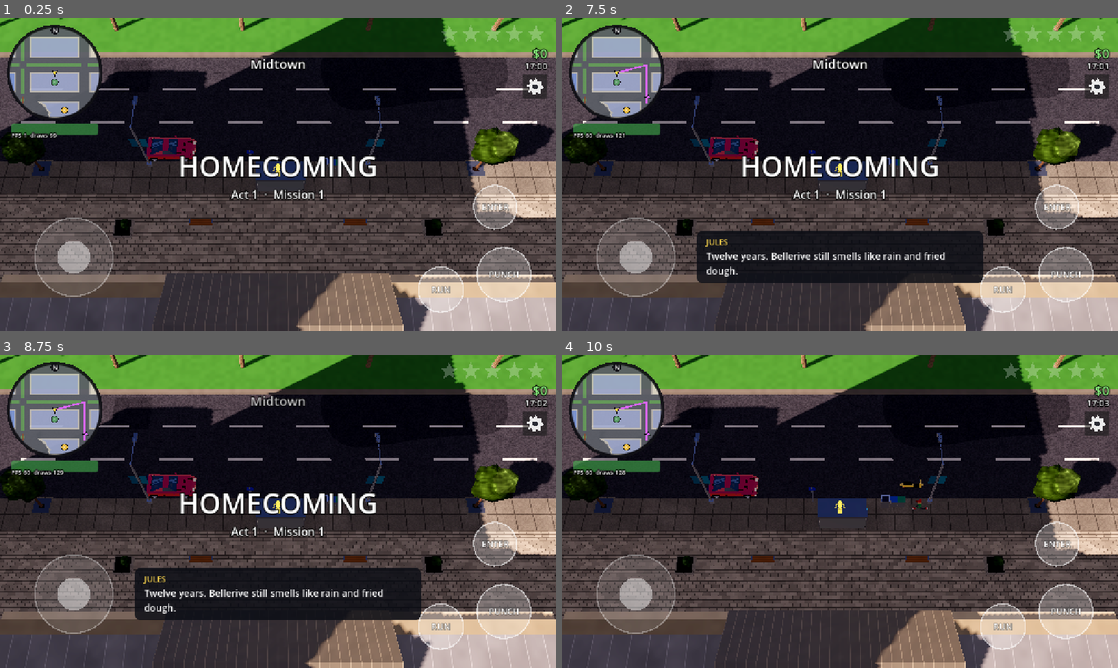
Above: before the commit, frames 1-4 (two rows, left to right).
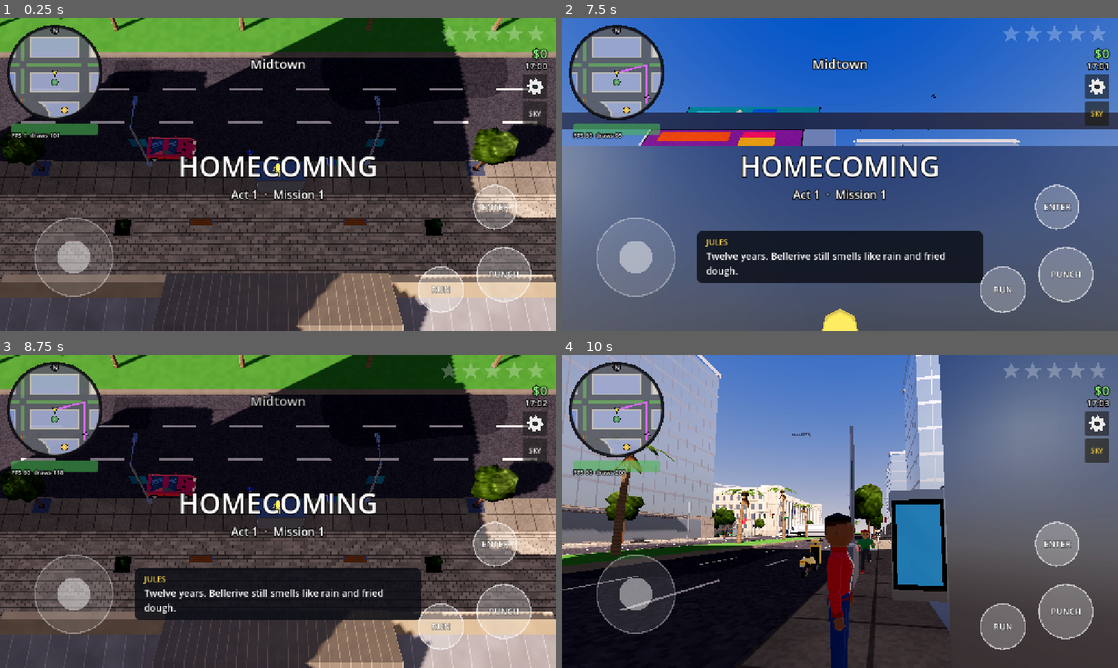
Above: after the commit, the same moments.

Repository: sachinpant3572/privateRepo
Game: Godot game, scene res://main.tscn
Same seed, same stepped clock (60 frames per second), same inputs: the game is played once before the commit and once after it.
Inputs (mouse positions are in pixels of both pictures, inside the frame that each line leads up to):
- Up to frame 1 (0.25 s): no input
- Up to frame 2 (7.5 s): click (1095, 115) at 0.5 s, where only the run after the commit has a clickable "SKY"; tap Enter at 1.25, 2.75, 4.25 s; drag from (617, 74) to (895, 105) at 1.27 s; tap Space (attack) at 2, 3.5, 5 s; drag from (840, 174) to (812, 237) at 2.02 s; move the mouse to (895, 105) at 2.77 s; hold D (move_right) 2.78-3.5 s; tap T (hail) at 2.85 s; click (895, 105) at 2.92 s; tap L at 3.05, 4.55, 6.05 s; drag from (812, 237) to (673, 127) at 3.52 s; move the mouse to (1006, 221) at 4.27 s; hold A (move_left) 4.28-5 s; hold Shift (sprint) 4.28-5 s; click (1006, 221) at 4.42 s; drag from (673, 127) to (756, 96) at 5.02 s; move the mouse to (867, 174) at 5.77 s; hold S (move_down) 5.78-6.5 s; tap J at 5.85 s; click (867, 174) at 5.92 s; drag from (756, 96) to (728, 190) at 6.52 s; move the mouse to (962, 158) at 7.27 s; hold W (move_up) from 7.28 s (still down); tap M at 7.35 s; click (962, 158) at 7.42 s
- Up to frame 3 (8.75 s): tap L at 7.55 s; release W (move_up) at 8 s; drag from (166, 527) to (250, 574) at 8.02 s
- Up to frame 4 (10 s): move the mouse to (895, 442) at 8.77 s; hold S (move_down) 8.78-9.5 s; tap P at 8.85 s; click (895, 442) at 8.92 s; tap L at 9.05 s; drag from (812, 574) to (673, 464) at 9.52 s

The runs differ from the first frame. In frame 1, 0.3% of the frame differs, in the area x 9-99%, y 26-39%; in frame 2, 84%; in frame 3, 0.3%; in frame 4, 85%, in the area x 0-100%, y 0-100%.

Commit message:
Look up at the sky: SKY button and L key, drag to look round
On foot outdoors the view rises from over the player's shoulder to the
sky (the sky agent's SkyDome.look_up_transform) with the horizon haze on;
walking, getting in a car or going indoors brings the usual view back.
Test, SHOTS=lookup, README controls row.

Co-Authored-By: Claude Opus 5.5 <noreply@anthropic.com>
Claude-Session: https://claude.ai/code/session_01XUeimCS4fFEoMDQrXPwrRW

Diff:
--- a/game/scripts/hud.gd
+++ b/game/scripts/hud.gd
@@ -52,6 +52,7 @@
 var _phone_button: Button
 ## Opens the phone straight to Settings; always shown, unlike PHONE.
 var settings_button: Button
+var sky_button: Button
 var _phone_pulse := false
 var _snack: Button
 ## The vehicle the player last sat in (instance id) and how long its model
@@ -112,6 +113,15 @@
 	settings_button.focus_mode = Control.FOCUS_NONE
 	settings_button.draw.connect(_draw_gear)
 	root.add_child(settings_button)
+	# Look up at the sky (L), under the gear.
+	sky_button = Button.new()
+	sky_button.text = "SKY"
+	sky_button.tooltip_text = "Look up at the sky (L)"
+	sky_button.add_theme_font_size_override("font_size", 16)
+	_anchor(sky_button, Vector2(1, 0), Rect2(-196, 192, 56, 56))
+	sky_button.focus_mode = Control.FOCUS_NONE
+	sky_button.pressed.connect(_toggle_look_up)
+	root.add_child(sky_button)
 
 	# Eat a snack from the bag (H).
 	_snack = Button.new()
@@ -192,6 +202,10 @@
 	# The gear takes PHONE's slot until the story unlocks the phone.
 	settings_button.offset_left = -196.0 if _phone_button.visible else -76.0
 	settings_button.offset_right = settings_button.offset_left + 56.0
+	sky_button.offset_left = settings_button.offset_left
+	sky_button.offset_right = settings_button.offset_right
+	sky_button.visible = not indoors and game.camera.can_look_up()
+	sky_button.modulate = Color(1.0, 0.85, 0.3) if game.camera.looking_up else Color.WHITE
 	_phone_button.modulate = Color(1.0, 0.85, 0.3) if _phone_pulse and int(_blink * 3.0) % 2 == 0 else Color.WHITE
 	_update_dialogue(delta)
 	touch.set_mode(player.vehicle != null and not player.passenger, Controls.scheme, player.passenger)
@@ -230,6 +244,10 @@
 		touch.set_label("sprint", "RUN")
 
 
+func _toggle_look_up() -> void:
+	game.camera.set_look_up(not game.camera.looking_up)
+
+
 ## A cog on the settings button (the default font has no gear glyph).
 func _draw_gear() -> void:
 	var c := settings_button.size * 0.5
@@ -254,6 +272,8 @@
 					phone.open()
 			KEY_H:
 				game.eat_snack()
+			KEY_L:
+				_toggle_look_up()
 			KEY_ENTER, KEY_KP_ENTER:
 				if _dialogue.visible:
 					_advance_dialogue()
--- a/game/scripts/top_down_camera.gd
+++ b/game/scripts/top_down_camera.gd
@@ -14,6 +14,7 @@
 const MeshBuilder = preload("res://scripts/mesh_builder.gd")
 const L = preload("res://scripts/layers.gd")
 const Terrain = preload("res://scripts/terrain.gd")
+const SkyDome = preload("res://scripts/sky.gd")
 
 ## Classic view: far enough back (about 190 m up) that the tallest downtown
 ## towers, 150 m or so, stay in front of the camera instead of clipping open.
@@ -210,6 +211,19 @@
 const TURN_FLATTEN := 10.0
 const TURN_FULL_SPEED := 22.0
 var _flatten := 0.0
+## Look up (the HUD's SKY button, or L): on foot the view rises from over
+## the player's shoulder to the sky (SkyDome.look_up_transform), for the
+## sun, the stars out of town and the birds. Drag to look round; walking,
+## getting in a car or going indoors brings the usual view back.
+const LOOK_UP_TIME := 0.9
+const LOOK_UP_FOV := 70.0
+const LOOK_UP_PITCH := 35.0
+const LOOK_UP_BACK := 2.5
+var looking_up := false
+## Bearing (0 north, 90 east) and degrees up from the horizon.
+var look_yaw := 0.0
+var look_pitch := LOOK_UP_PITCH
+var _look_t := 0.0
 
 
 func _ready() -> void:
@@ -266,6 +280,66 @@
 	_update_cutaway(pos, delta)
 	_update_view_band(node)
 	_apply_shake(delta)
+	_update_look_up(pos, delta)
+
+
+## Starts or ends Look up; it starts facing the way the screen's top faces.
+func set_look_up(on: bool) -> void:
+	if on == looking_up or (on and not can_look_up()):
+		return
+	looking_up = on
+	if on:
+		look_yaw = -rad_to_deg(yaw)
+		look_pitch = LOOK_UP_PITCH
+
+
+## On foot and outdoors (the player's own node in focus, no room framed).
+func can_look_up() -> bool:
+	return target != null and target.focus_node() == target and fixed_focus == null and not preview_drive
+
+
+## How far the view is into Look up (0 the usual view, 1 all the way).
+func look_up_amount() -> float:
+	return _look_t
+
+
+func _update_look_up(pos: Vector3, delta: float) -> void:
+	if looking_up and (not can_look_up() or Vector2(target.velocity.x, target.velocity.z).length() > 0.8):
+		looking_up = false
+	var was := _look_t
+	_look_t = move_toward(_look_t, 1.0 if looking_up else 0.0, delta / LOOK_UP_TIME)
+	var env: Environment = get_world_3d().environment if get_world_3d() != null else null
+	if _look_t <= 0.0:
+		if was > 0.0:
+			near = 1.0
+			if env != null:
+				SkyDome.horizon_haze(env, false)
+		return
+	if was <= 0.0 and env != null:
+		SkyDome.horizon_haze(env, true)
+	var bearing := deg_to_rad(look_yaw)
+	var behind := Vector3(-sin(bearing), 0.0, cos(bearing)) * LOOK_UP_BACK
+	var to := SkyDome.look_up_transform(pos + behind, look_yaw, look_pitch)
+	var k := smoothstep(0.0, 1.0, _look_t)
+	var from := global_transform
+	global_transform = Transform3D(from.basis.slerp(to.basis, k).orthonormalized(), from.origin.lerp(to.origin, k))
+	projection = PROJECTION_PERSPECTIVE
+	fov = lerpf(fov, LOOK_UP_FOV, k)
+	near = lerpf(1.0, 0.3, k)
+	far = lerpf(far, 4000.0, k)
+
+
+func _unhandled_input(event: InputEvent) -> void:
+	if not looking_up:
+		return
+	var rel := Vector2.ZERO
+	if event is InputEventScreenDrag:
+		rel = event.relative
+	elif event is InputEventMouseMotion and event.button_mask & MOUSE_BUTTON_MASK_LEFT:
+		rel = event.relative
+	if rel != Vector2.ZERO:
+		look_yaw = wrapf(look_yaw - rel.x * 0.25, 0.0, 360.0)
+		look_pitch = clampf(look_pitch + rel.y * 0.2, 5.0, 85.0)
 
 
 ## Adds screen shake (0..1); it eases off by itself.
--- a/game/tests/screenshots.gd
+++ b/game/tests/screenshots.gd
@@ -70,6 +70,11 @@
 	if OS.get_environment("SHOTS") == "nightfx":
 		# Real lights and effects at night at each graphics quality.
 		await _nightfx(game)
+		get_tree().quit()
+		return
+	if OS.get_environment("SHOTS") == "lookup":
+		# Look up through the game's own camera (the HUD's SKY button).
+		await _lookup(game)
 		get_tree().quit()
 		return
 	if OS.get_environment("SHOTS") == "props":
@@ -477,6 +482,30 @@
 ## Night at each graphics quality: a car's real headlight on the road with
 ## a parked car in its beam, the street lamps round it, and a police car's
 ## light bar (87); then the Lantern Quarter's gas lamps at High (88).
+func _lookup(game) -> void:
+	var cam = game.camera
+	for v in [["89_lookup_city_night", 300.0, 250.0, 22.5, 0.5], ["90_lookup_hills_night", 1200.0, -1300.0, 22.5, 1.0],
+			["91_lookup_hills_dusk", 1200.0, -1300.0, 18.2, 1.0], ["92_lookup_city_day", 300.0, 250.0, 11.0, 1.0]]:
+		var pos := Vector3(v[1], 0.0, v[2])
+		pos.y = Terrain.height(pos.x, pos.z)
+		game.atmosphere.hour = v[3]
+		game.player.global_position = pos + Vector3(0, 0.5, 0)
+		game.city.stream_now(pos)
+		cam.set_look_up(false)
+		cam._look_t = 0.0
+		cam.snap()
+		await _frames(10)
+		cam.set_look_up(true)
+		for i in 600:
+			if cam.look_up_amount() >= v[4]:
+				break
+			await get_tree().process_frame
+		await _frames(20)
+		print("lookup %s: amount %.2f, forward y %.2f" % [v[0], cam.look_up_amount(), -cam.global_basis.z.y])
+		await _shot(v[0] + ".png")
+	cam.set_look_up(false)
+
+
 func _nightfx(game) -> void:
 	game.atmosphere.hour = 22.0
 	game.player.visible = false
--- a/game/tests/test_runner.gd
+++ b/game/tests/test_runner.gd
@@ -7,6 +7,7 @@
 const Npc = preload("res://scripts/npc.gd")
 const VehicleKit = preload("res://scripts/kits/vehicle_kit.gd")
 const Terrain = preload("res://scripts/terrain.gd")
+const SkyDome = preload("res://scripts/sky.gd")
 const MeshBuilder = preload("res://scripts/mesh_builder.gd")
 const Population = preload("res://scripts/population.gd")
 const StreetPlan = preload("res://scripts/street_plan.gd")
@@ -42,7 +43,7 @@
 		"test_punch_combo_ends_in_knockdown_kick",
 		"test_minimap_routes_to_waypoint", "test_state_map_shows_the_whole_state",
 		"test_night_lights_the_city", "test_headlights_follow_the_ground",
-		"test_graphics_quality_presets", "test_real_lights_at_night",
+		"test_graphics_quality_presets", "test_real_lights_at_night", "test_look_up_at_the_sky",
 		"test_sky_follows_the_sun_and_moon", "test_stars_by_light_pollution", "test_birds_by_day_not_at_night", "test_birds_startle_and_budget",
 		"test_homecoming_runs_start_to_finish",
 		"test_failed_mission_can_be_retried",
@@ -1558,6 +1559,40 @@
 
 ## Settings > Graphics > Quality sets every effect; a toggle changed by hand
 ## marks the preset with a *; old saves without the new keys get High.
+func test_look_up_at_the_sky() -> void:
+	await _new_game(false)
+	var cam = game.camera
+	var env: Environment = game.atmosphere.env
+	_check(game.hud.sky_button.visible and cam.can_look_up(), "on foot outdoors the SKY button shows")
+	_check(not SkyDome.looks_at_sky(cam), "the usual view looks down, no sky in it")
+	game.hud.sky_button.pressed.emit()
+	for i in 600:
+		if cam.look_up_amount() >= 1.0:
+			break
+		await _idle(1)
+	var fwd: Vector3 = -cam.global_basis.z
+	_check(cam.looking_up and cam.look_up_amount() >= 1.0, "SKY rises into Look up")
+	_check(fwd.y > 0.45 and SkyDome.looks_at_sky(cam) and env.fog_enabled, "Look up faces the sky 35 degrees up, with the horizon haze on (forward y %.2f)" % fwd.y)
+	_check(cam.global_position.distance_to(game.player.global_position + Vector3.UP * 1.7) < 3.0, "the eye sits over the player's shoulder")
+	var yaw_before: float = cam.look_yaw
+	var drag := InputEventScreenDrag.new()
+	drag.relative = Vector2(40, 30)
+	cam._unhandled_input(drag)
+	_check(not is_equal_approx(cam.look_yaw, yaw_before) and cam.look_pitch > cam.LOOK_UP_PITCH, "dragging looks round and higher")
+	# Getting in a car ends it and the view comes back down.
+	var car = _track_car("sedan", game.player.global_position + Vector3(3, 0, 0), 0.0)
+	await _frames(2)
+	game.player.enter_vehicle(car)
+	for i in 600:
+		if cam.look_up_amount() <= 0.0:
+			break
+		await _idle(1)
+	_check(not cam.looking_up and cam.look_up_amount() == 0.0 and not env.fog_enabled and not game.hud.sky_button.visible, "in a car Look up ends, the haze goes and the button hides")
+	_check(not SkyDome.looks_at_sky(cam), "the view is back down on the street")
+	game.player.exit_vehicle()
+	car.queue_free()
+
+
 func test_graphics_quality_presets() -> void:
 	await _new_game(false)
 	var G = game.Graphics
Not shown, changed: HANDOFF-realism-pass.md
Not shown, changed: game/README.md
